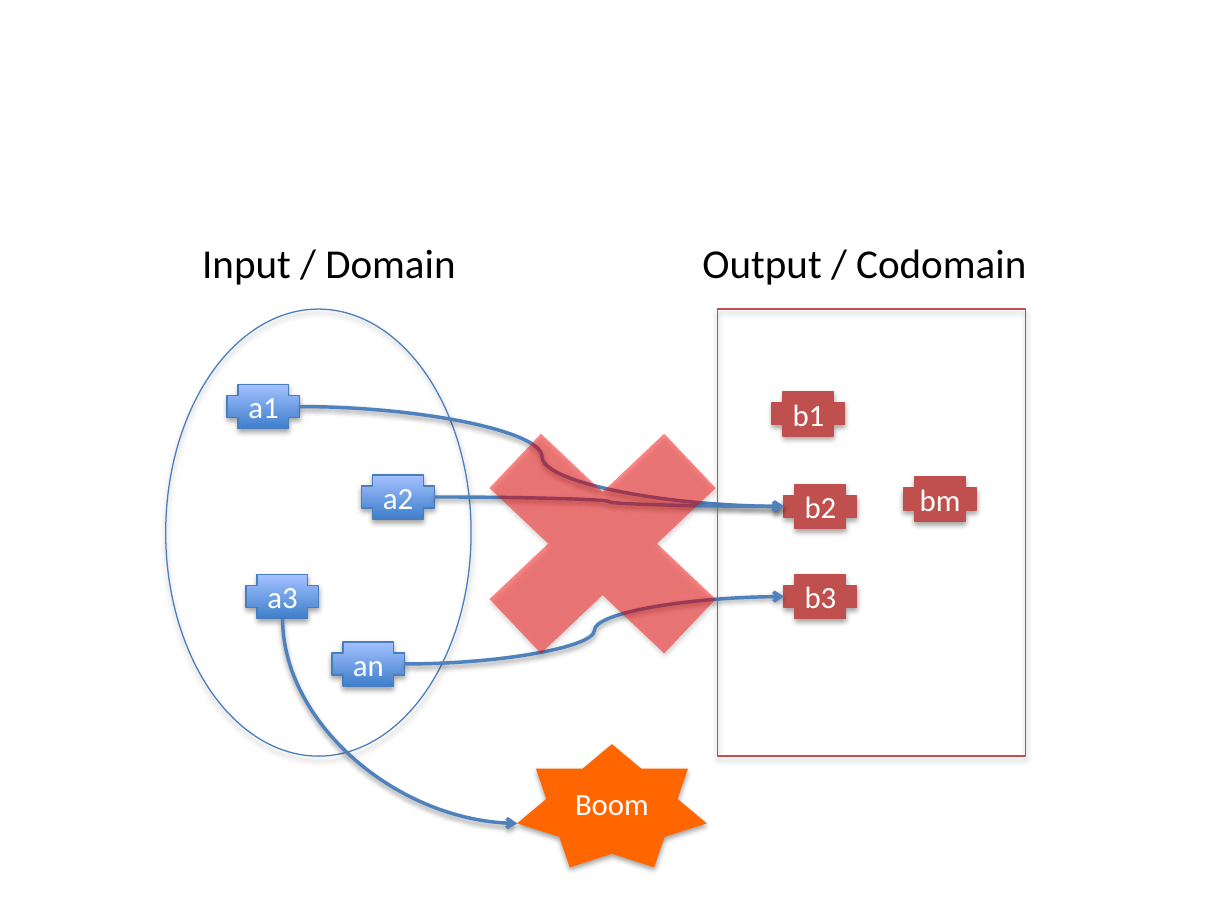
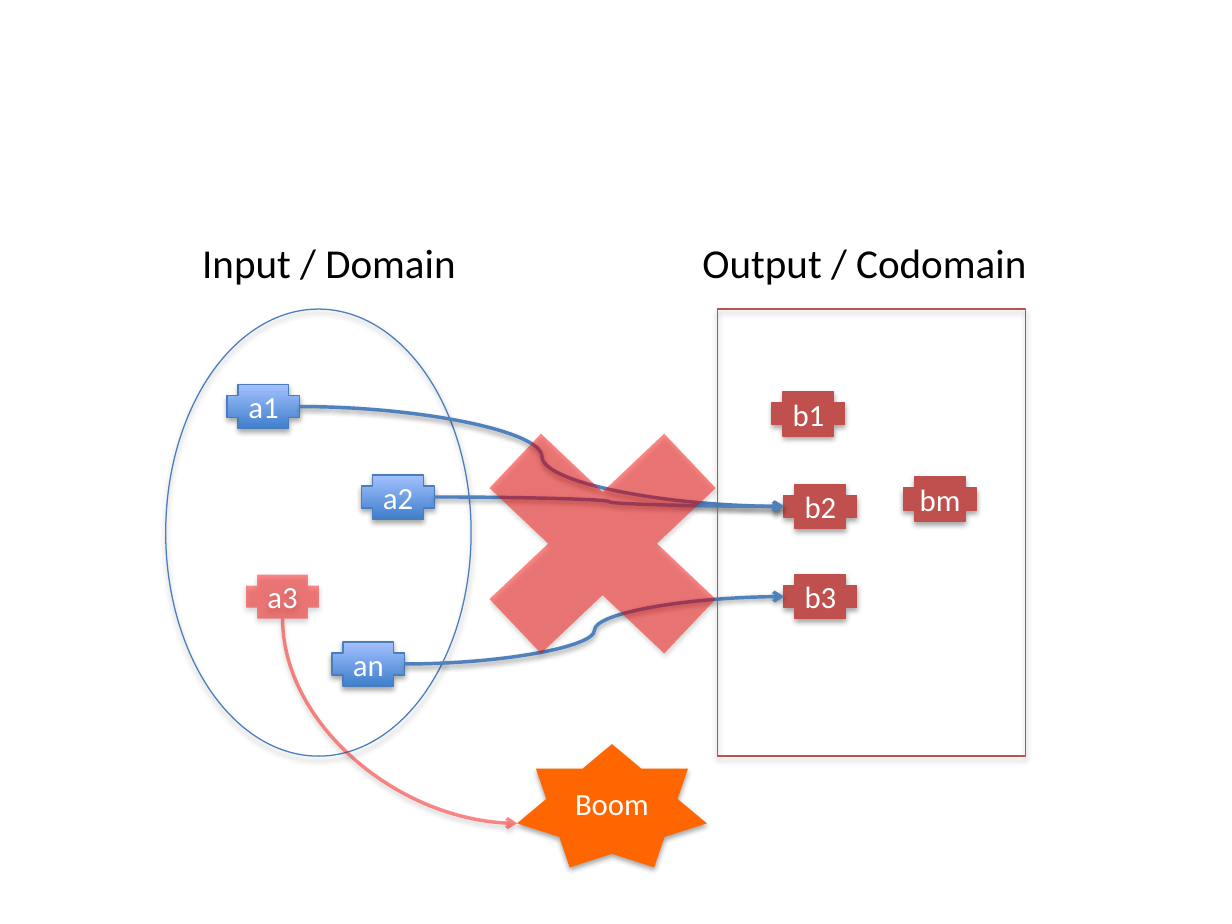
Before and after one commit to fp-tower/foundations, a slide deck: slide 20 of Diagrams.pptx. Drawn at 1232x924 pixels with LibreOffice and Linux fonts; fonts in the diff are those of the drawing. Boxes give left, top, right and bottom in pixels: in the first picture for what was removed or moved away, otherwise in the second. Text is boxed around its words. In the diff, an @@ line names an element or a change of style, - is before the commit and + after.

```diff
--- a/Diagrams.pptx
+++ b/Diagrams.pptx
@@ plus "a3" at (246, 574, 319, 618): fill gradient #3F80CE to #A4C4FF to #FF0000 at 46% opacity; outline #4B7EBC 0.75 pt to none @@
@@ curved arrow (282, 618) - (517, 823): stroke #4F81BD 2 pt to #FF0000 2 pt @@
```
Also in this commit, not shown: 1 other slide changed, 2 slides added, 3 other files.
